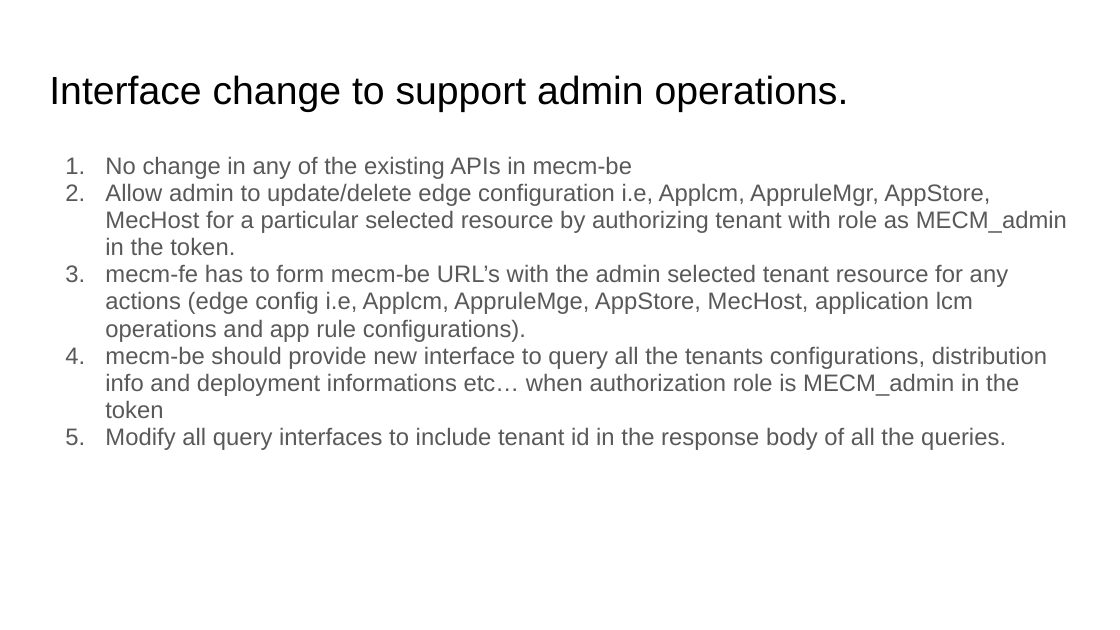
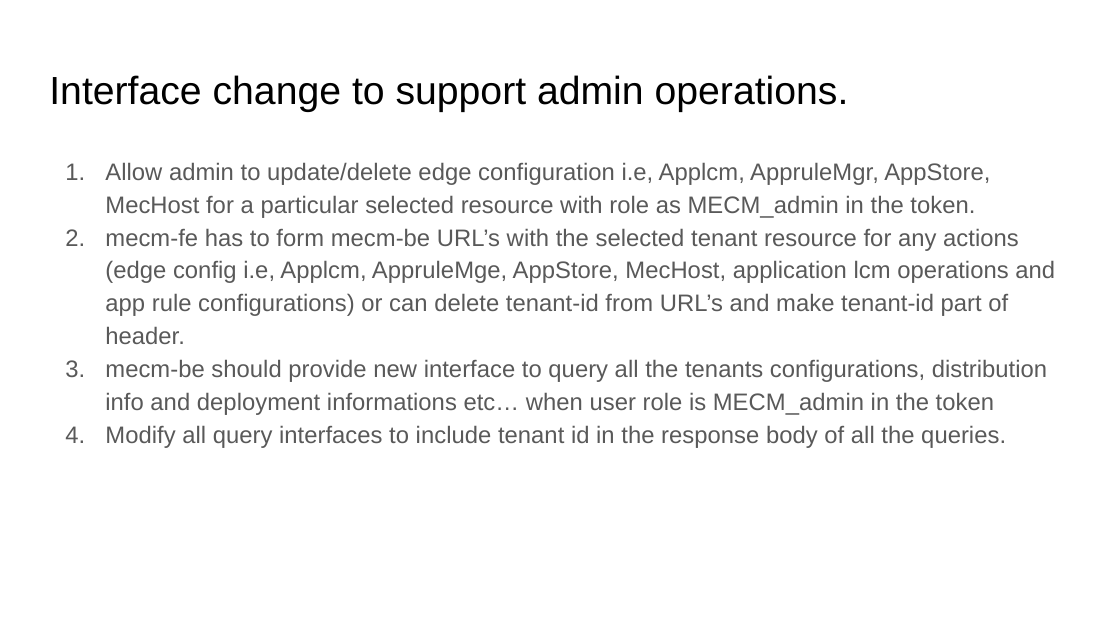
Before and after one commit to EdgeGallery/community, a slide deck: slide 11 of MECM PT/Release V1.1/MECM admin role support.pptx (slide 10 before the commit). Drawn at 1120x630 pixels with LibreOffice and Linux fonts; fonts in the diff are those of the drawing. Boxes give left, top, right and bottom in pixels: in the first picture for what was removed or moved away, otherwise in the second. Text is boxed around its words. In the diff, an @@ line names an element or a change of style, - is before the commit and + after.

Commit message:
mecm admin role support

```diff
--- a/MECM PT/Release V1.1/MECM admin role support.pptx
+++ b/MECM PT/Release V1.1/MECM admin role support.pptx
@@ text at box(105, 162, 1055, 415): text changed @@
-1. No change in any of the existing APIs in mecm-be
-2. Allow admin to update/delete edge configuration i.e, Applcm, AppruleMgr, AppStore, MecHost for a particular selected resource by authorizing tenant with role as MECM_admin in the token.
-3. mecm-fe has to form mecm-be URL’s with the admin selected tenant resource for any actions (edge config i.e, Applcm, AppruleMge, AppStore, MecHost, application lcm operations and app rule configurations).
-4. mecm-be should provide new interface to query all the tenants configurations, distribution info and deployment informations etc… when authorization role is MECM_admin in the token
+1. Allow admin to update/delete edge configuration i.e, Applcm, AppruleMgr, AppStore, MecHost for a particular selected resource with role as MECM_admin in the token.
+2. mecm-fe has to form mecm-be URL’s with the selected tenant resource for any actions (edge config i.e, Applcm, AppruleMge, AppStore, MecHost, application lcm operations and app rule configurations) or can delete tenant-id from URL’s and make tenant-id part of header.
+3. mecm-be should provide new interface to query all the tenants configurations, distribution info and deployment informations etc… when user role is MECM_admin in the token
@@ text at box(105, 425, 1006, 448): line spacing 0.95 to 1.15 @@
```
Also in this commit, not shown: 5 other slides changed, 2 slides added.
